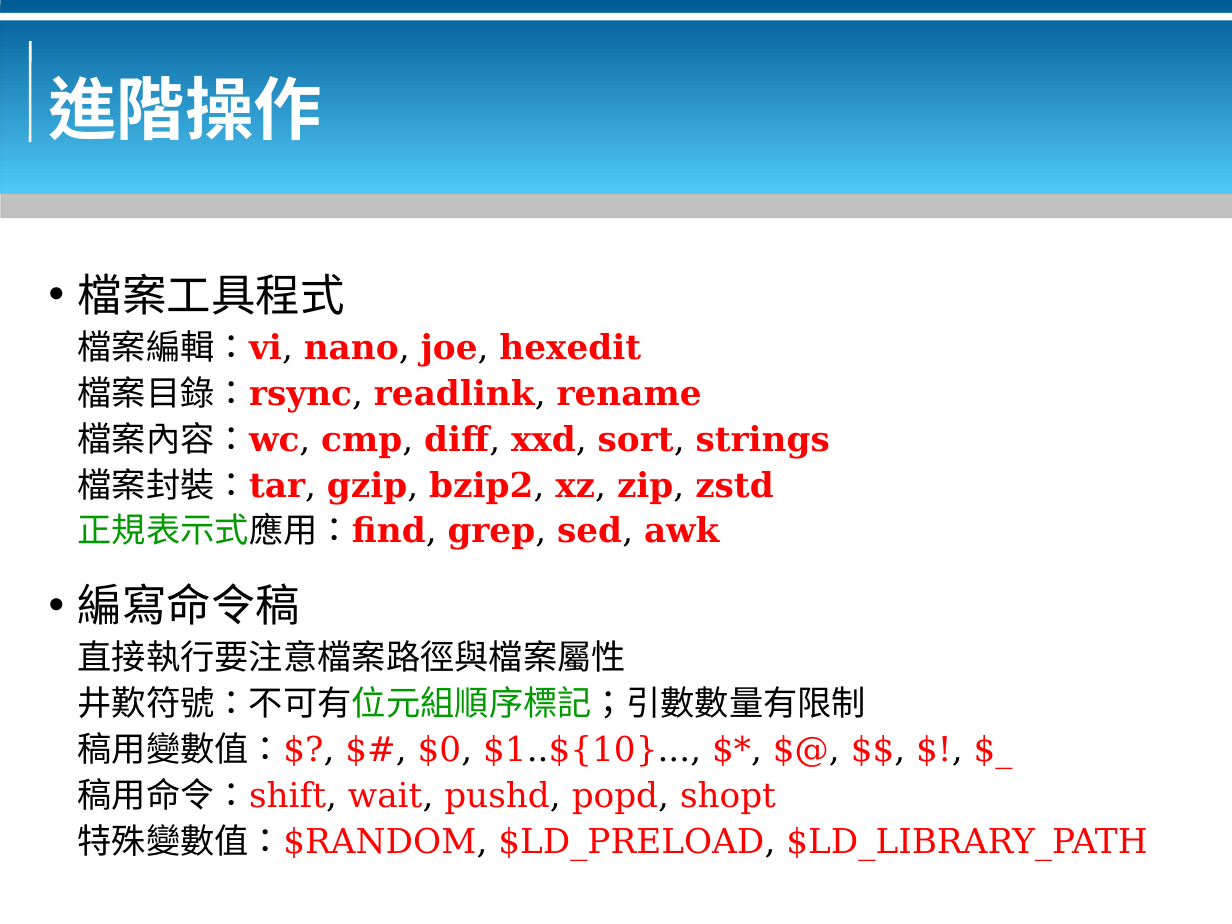
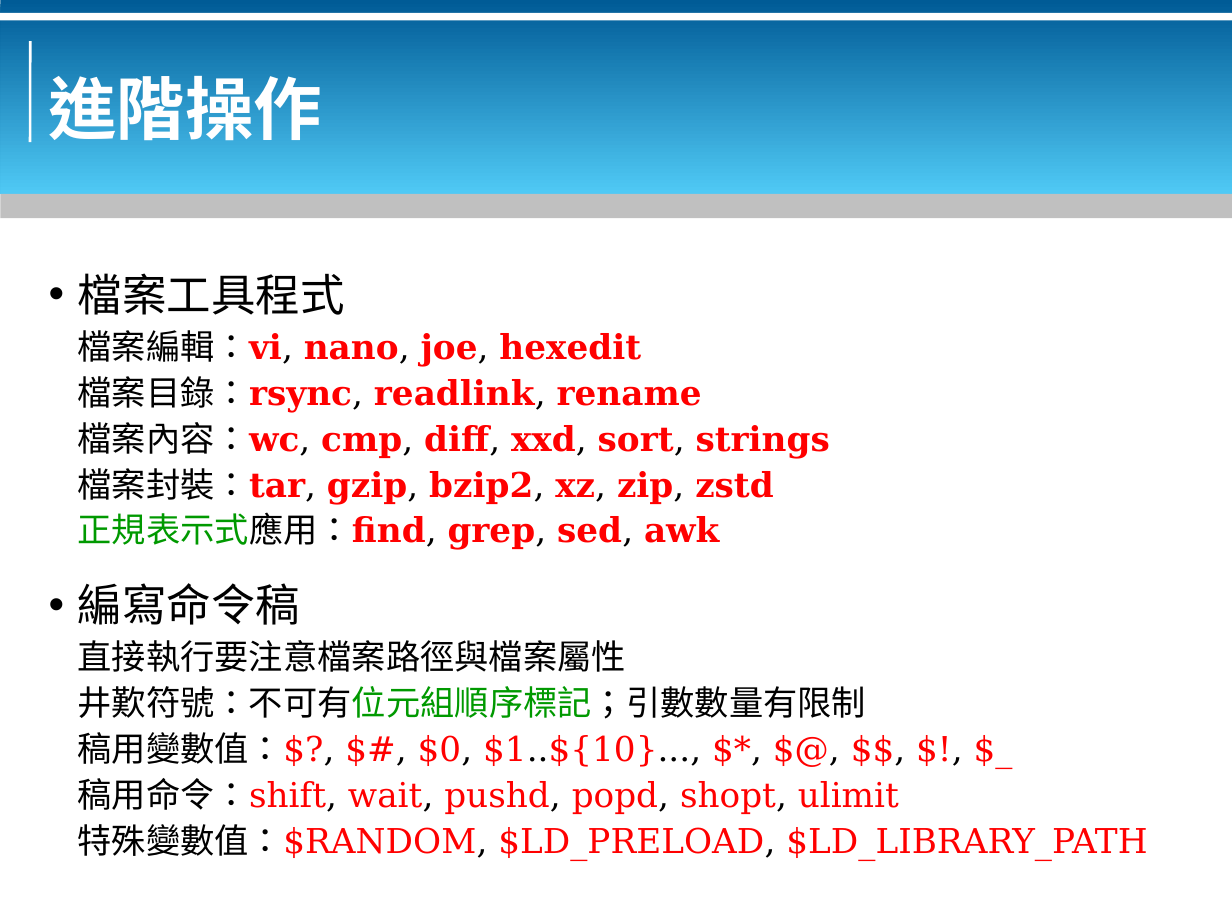
Before and after one commit to bluebat/.presentations, a slide deck: slide 20 of bash-basics.odp. Drawn at 1232x924 pixels with LibreOffice and Linux fonts; fonts in the diff are those of the drawing; background and template pictures are left out. Boxes give left, top, right and bottom in pixels: in the first picture for what was removed or moved away, otherwise in the second. Text is boxed around its words. In the diff, an @@ line names an element or a change of style, - is before the commit and + after.

```diff
--- a/bash-basics.odp
+++ b/bash-basics.odp
@@ text at [78,778,899,814]: text changed @@
-稿用命令：shift, wait, pushd, popd, shopt
+稿用命令：shift, wait, pushd, popd, shopt, ulimit
```
Also in this commit, not shown: 1 other slide changed.
